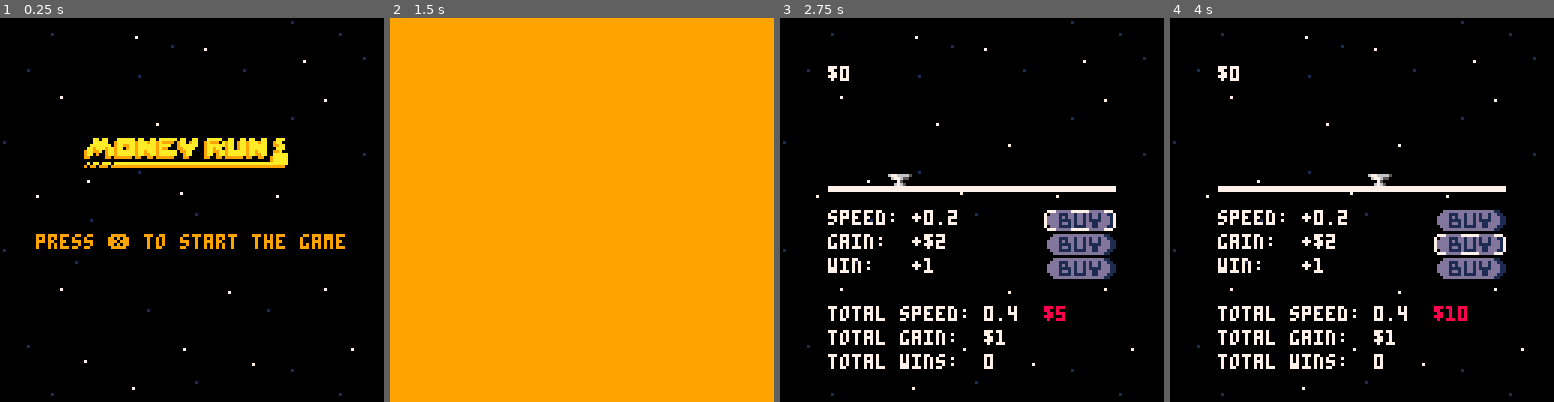
Above: before the commit, frames 1-4 (left to right).
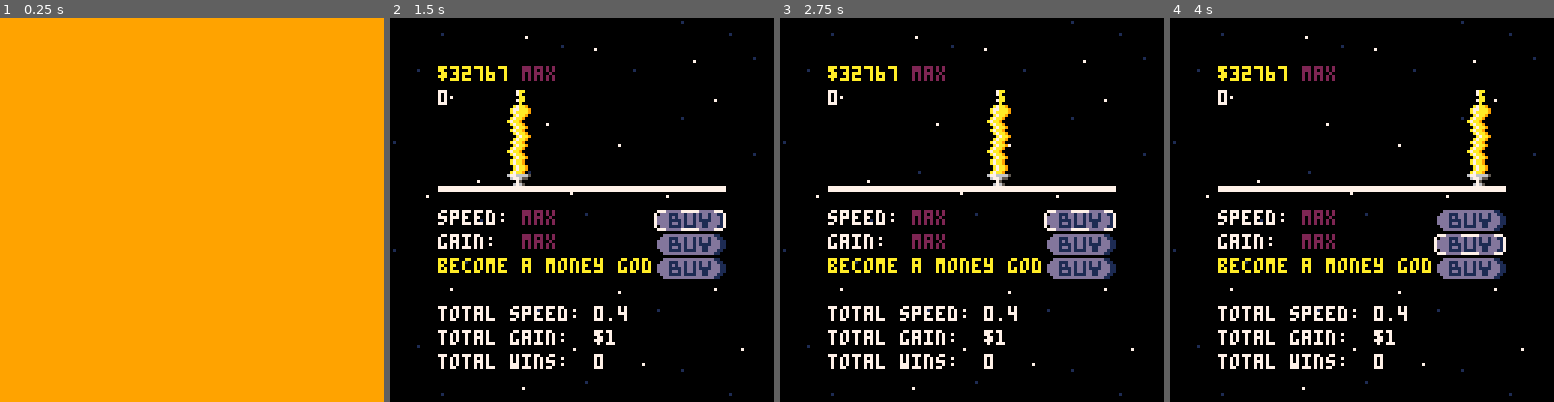
Above: after the commit, the same moments.

Repository: Clineza/money-run
Game: PICO-8 cartridge moneyrun.p8
Same seed, same stepped clock (60 frames per second), same inputs: the game is played once before the commit and once after it.
Inputs:
- Up to frame 1 (0.25 s): no input
- Up to frame 2 (1.5 s): tap X (X key) at 0.33, 1.07 s
- Up to frame 3 (2.75 s): tap X (X key) at 1.85 s; hold Up 2.15-2.42 s
- Up to frame 4 (4 s): tap X (X key) at 2.97 s; hold Down 3.63-3.97 s

The runs differ from the first frame. In frame 1, 98% of the frame differs, in the area x 0-100%, y 0-100%; in frame 2, 100%; in frame 3, 3.4%; in frame 4, 3.5%.

Commit message:
created win screen text displayand sound

Diff:
--- a/moneyrun.p8
+++ b/moneyrun.p8
@@ -3,8 +3,10 @@
 __lua__
 function _init()
 	prev_scene = nil
-	current_scene = "main"
-	music(0, 15)
+	current_scene = "game"
+	music(00, 15)
+	-- progressively make each song
+	-- worse and worse after each win.. more creepy
 end
 
 function _update60()
@@ -29,6 +31,10 @@
 		draw_win()
 	end
 end
+
+function play_song_one()
+	music(00)
+end
 -->8
 -- components
 pos = {}
@@ -55,6 +61,10 @@
 	waiting = true,
 	cir_draw = true,
 	cir_size = 200,
+	musicx = 8,
+	musicy = 14,
+	win_counter = 0,
+	win_wait = false,
 }
 
 wins = 0
@@ -69,7 +79,7 @@
 	num = 0,
 }
 money = {
-	amount = 0,
+	amount = 32767,
 	amount_color = 7,
 	gain = 1,  -- max amount 30000
 	maxamount = 32767,
@@ -86,9 +96,9 @@
 	speed_amount = split("0.2, 0.2, 0.4, 0.4, 0.5, 0.7, 1, 1.6, 2, 0"),
 	gain_amount = split("2, 5, 8, 15, 30, 60, 85, 105, 170, 0"),
 	win_amount = split("1, 1, 1, 1, 1, 1, 0"),
-	speed_count = 1,
-	gain_count = 1,
-	win_count = 1,
+	speed_count = 10,
+	gain_count = 10,
+	win_count = 6,
 	color_num = 8,
 	amount = 0,
 
@@ -274,7 +284,7 @@
 				money.amount -= store.win_cost[store.win_count]
 				wins += store.win_amount[store.win_count]
 				store.win_count += 1
-				money.amount = 0
+				money.amount = 30000
 				moneyman.pos:reset()
 				moneyman.speed = 1 * wins
 				money.gain = 4 * wins
@@ -284,19 +294,34 @@
 				store.gain_display_color = 7
 				store.win_display_color = 7
 				sfx(6)
+				game.musicx += 8
+				game.musicy += 8
+				music(game.musicx,game.musicy)
 			else
 				if store.speed_count == #store.speed_amount and store.gain_count == #store.gain_amount and money.amount == 32767 then
-					current_scene = "win"
+					game.win_wait = true
 				end
 			end
 		else
 			sfx(3)
 		end
 	end
-end
+	if game.win_wait then
+			game.win_counter += 1
+		end
+
+		if game.win_counter == 1 then
+			music(-1, 1000)
+		elseif game.win_counter == 100 then
+			game.musicx = 56
+			game.musicy = 56
+			music(game.musicx)
+			current_scene = "win"
+		end
+end
+
 function draw_game()
 	cls()
-
 	map(16, 0, 0, 0, 16, 16, 0)
 	map(0, 0, 0, 0, 16, 16, 0)
 
@@ -318,7 +343,7 @@
 	spr(store.gain_btn, store.btn_x, store.btn_y + 8, 3, 1)
 	spr(store.win_btn, store.btn_x, store.btn_y + 16, 3, 1)
 	--debug
-
+	print(game.win_counter, 2*8, 3*8, 7)
 	print(store.cost, 11 * 8, 12 * 8, store.color_num)
 	if game.cir_draw then
 		circfill(64, 64, game.cir_size, 9)
@@ -392,18 +416,65 @@
 	end
 end
 -->8
-tile_size = 8
-main_draw = {
-	start_x = 1.5 * tile_size,
-	start_y = 9 * tile_size,
+win_wait = 0
+win_draw = true
+win_circ = 200
+win_counter = 0
+
+curs = {
+	pos = pos.new(8, 64),
+	col = 8,
+	toggle_num = 0,
+	draw = true,
 }
 
+wintext = {
+	line1 = "you have finally made it",
+	line2 = "you have become...",
+	line1str = "",
+	line2str = "",
+	line1_num = 1,
+	line2_num = 1,
+	line1p = pos.new(8, 64)
+}
+
 function update_win()
+	win_counter += 1
+
+	if win_counter % 15 == 0 then
+		curs.toggle_num += 1
+	end
+
+	if curs.toggle_num%2 == 0 then
+		curs.draw = true
+	else
+		curs.draw = false
+	end
+
+	if win_counter % 8 == 0 then
+		if wintext.line1_num <= #wintext.line1 then
+			wintext.line1str = wintext.line1str..wintext.line1[wintext.line1_num]
+			wintext.line1_num += 1
+			sfx(46)
+		end
+		curs.pos.x = ?wintext.line1str
+		curs.pos.y = wintext.line1p.y -1
+	end
 end
 
 function draw_win()
 	cls()
 	map(32, 0, 0, 0, 16, 16)
+
+	if win_draw == true then
+		circfill(64, 64, win_circ, 9)
+
+		if curs.draw then
+			rectfill(curs.pos.x, curs.pos.y, curs.pos.x + 5, curs.pos.y + 6, curs.col)
+		end
+
+		print(wintext.line1str, wintext.line1p.x, wintext.line1p.y, 7)
+	end
 end
 -->8
 screen_wait = true
@@ -413,6 +484,12 @@
 	wait = 0,
 	waiting = true,
 }
+tile_size = 8
+main_draw = {
+	start_x = 1.5 * tile_size,
+	start_y = 9 * tile_size,
+}
+
 function update_main()
 	if screen_wait then
 		if btnp(❎) then
Not shown, changed: the music (__music__) section of moneyrun.p8
Not shown, changed: the sound effects (__sfx__) section of moneyrun.p8
